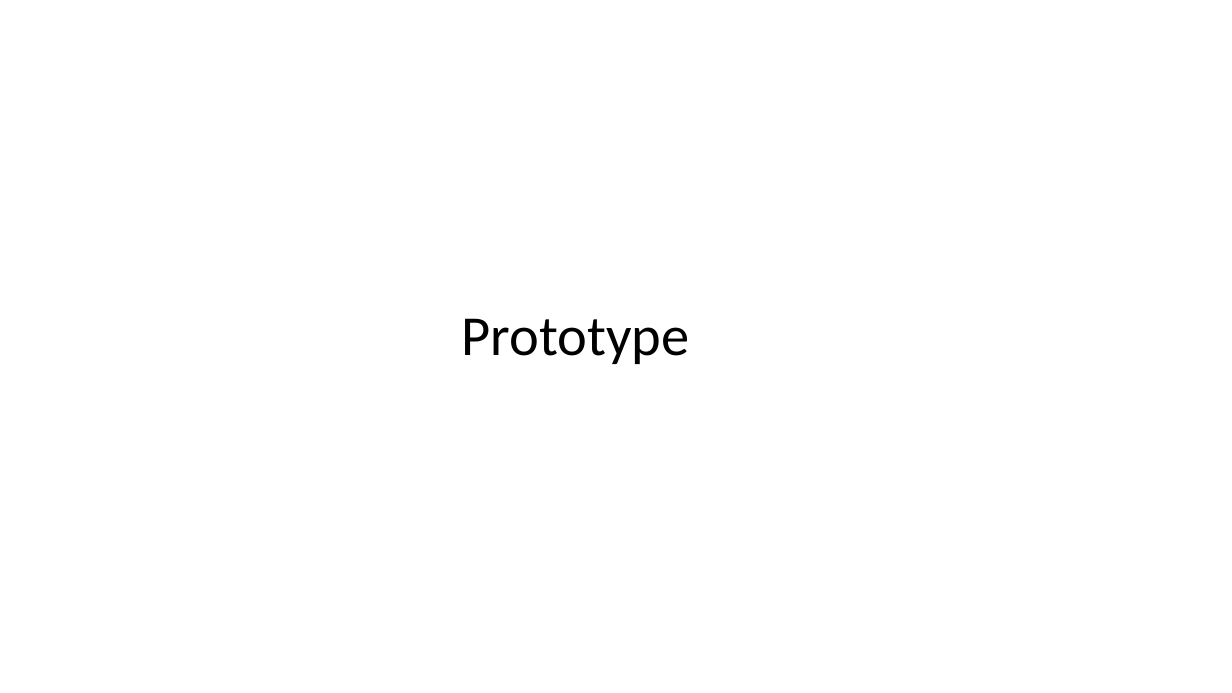
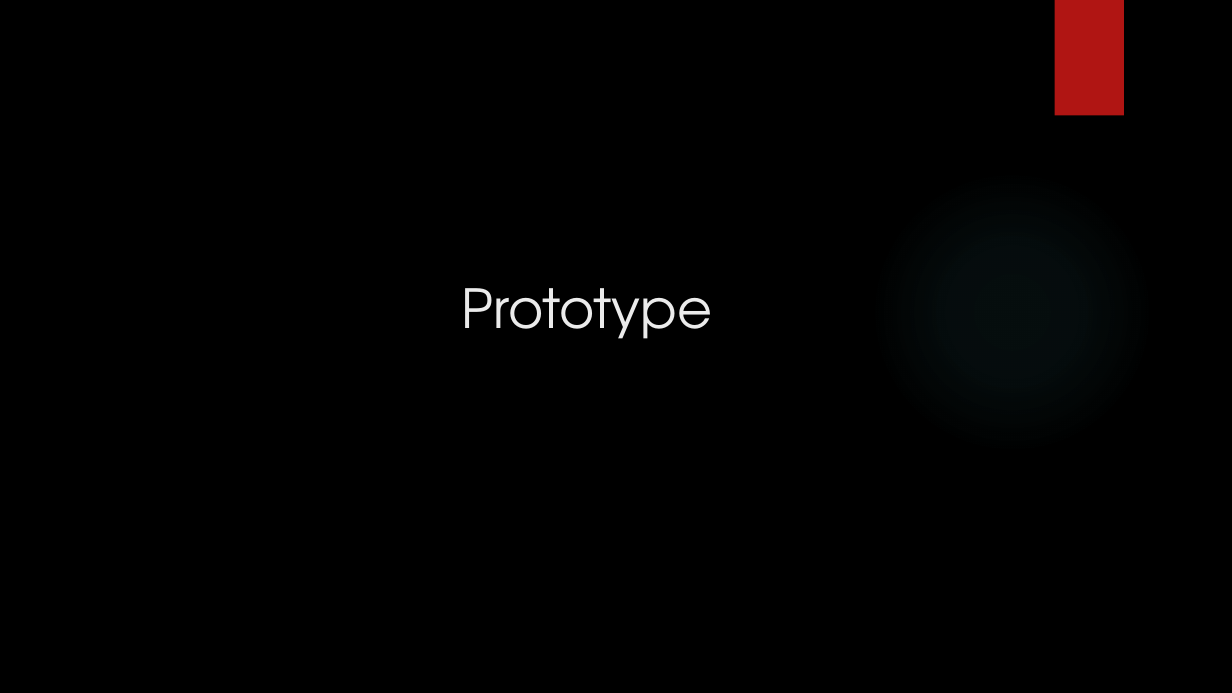
Before and after one commit to UoSGamesGroups/first-semester-group-19, a slide deck: slide 7 of Presentations/Group 19 - Presentation 1.pptx. Drawn at 1232x693 pixels with LibreOffice and Linux fonts; fonts in the diff are those of the drawing; background and template pictures are left out. Boxes give left, top, right and bottom in pixels: in the first picture for what was removed or moved away, otherwise in the second. Text is boxed around its words. In the diff, an @@ line names an element or a change of style, - is before the commit and + after.

```diff
--- a/Presentations/Group 19 - Presentation 1.pptx
+++ b/Presentations/Group 19 - Presentation 1.pptx
@@ background #FFFFFF to picture (left out) @@
@@ rectangle added at (x1=1055, y1=0, x2=1124, y2=116), fill #B01513 @@
@@ ellipse added at (x1=870, y1=169, x2=1154, y2=454), fill gradient #50B9C1 @@
@@ title "Prototype" at (x1=462, y1=288, x2=713, y2=339): size 44 to 42 pt, font Calibri to TeX Gyre Adventor, text colour #000000 to #EBEBEB; line spacing 0.9 to 1; vertical alignment middle to top @@
```
Also in this commit, not shown: 6 other slides changed, 1 slide added, 1 slide removed, 1 other file.
